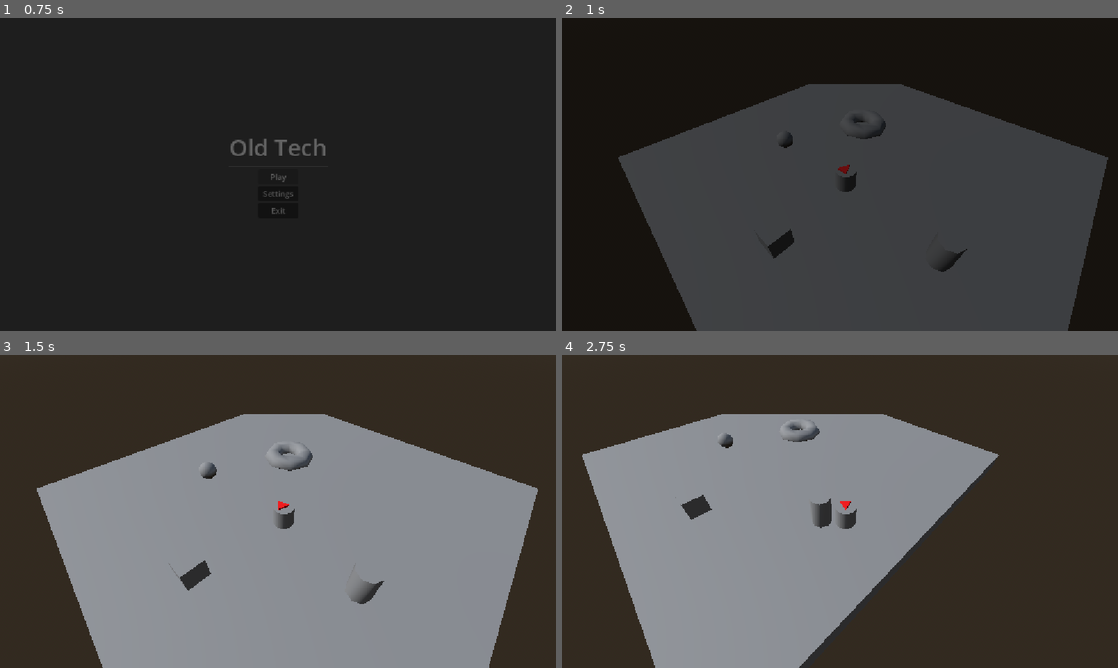
Above: before the commit, frames 1-4 (two rows, left to right).
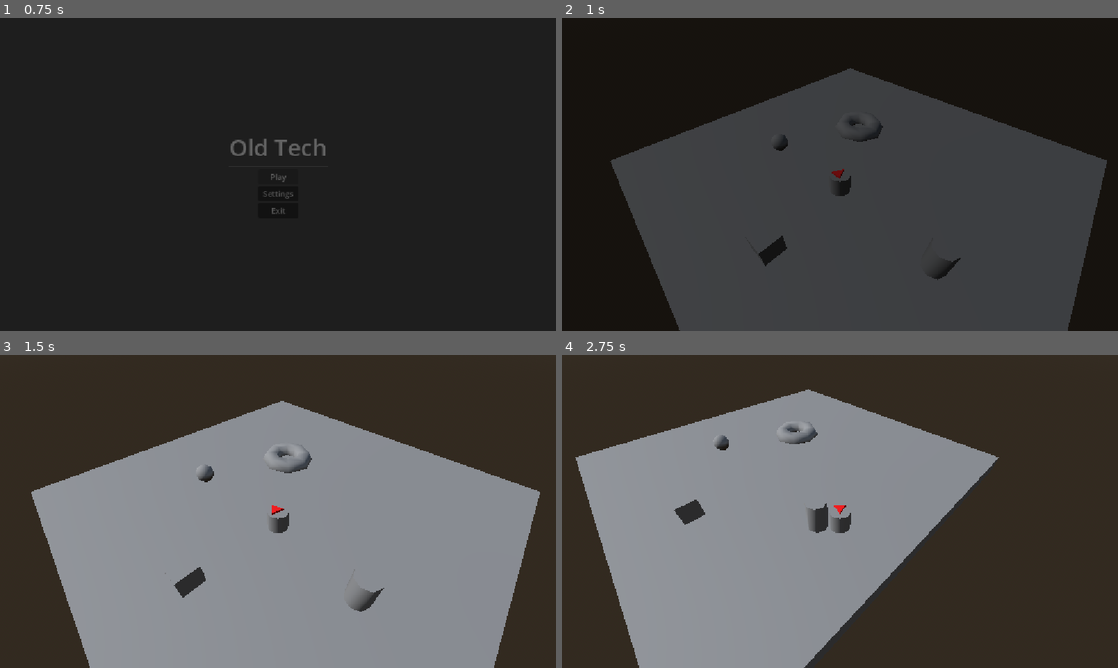
Above: after the commit, the same moments.

Repository: Ty1rl/old-tech
Game: Godot game, scene res://scenes/main.tscn
Two runs of this game, one before a commit and one after it. Both use one fixed random seed, a clock stepped at 60 frames per second and the inputs below.
Inputs:
- Up to frame 1 (0.75 s): click "Play" at 0.5 s
- Up to frame 2 (1 s): no input
- Up to frame 3 (1.5 s): hold D (move_right) from 1.28 s (still down)
- Up to frame 4 (2.75 s): release D (move_right) at 2.03 s; hold S (move_down) from 2.03 s (still down)

Frame 1 is identical in both runs. In frame 2, 2.6% of the frame differs, in the area x 8-99%, y 16-100%; in frame 3, 2.9%; in frame 4, 4.1%, in the area x 2-79%, y 10-100%.

Commit message:
Add physics interpolation and reduce tick rate

Diff:
--- a/project.godot
+++ b/project.godot
@@ -56,7 +56,10 @@
 
 [physics]
 
+common/physics_ticks_per_second=30
+common/max_physics_steps_per_frame=4
 3d/physics_engine="Jolt Physics"
+common/physics_interpolation=true
 
 [rendering]
 
--- a/scenes/player.tscn
+++ b/scenes/player.tscn
@@ -25,9 +25,9 @@
 shape = SubResource("CylinderShape3D_207l3")
 
 [node name="Camera3D" type="Camera3D" parent="." unique_id=1441747336]
-transform = Transform3D(0.7071068, -0.5, 0.5, 0, 0.7071068, 0.70710677, -0.7071068, -0.5, 0.5, 5, 8, 5.375)
+transform = Transform3D(0.7071068, -0.5, 0.5, 0, 0.7071068, 0.70710677, -0.7071068, -0.5, 0.5, 5, 8, 5)
 fov = 70.0
-far = 20.0
+far = 50.0
 
 [node name="MeshInstance3D" type="MeshInstance3D" parent="." unique_id=1950846162]
 transform = Transform3D(1, 0, 0, 0, 1, 0, 0, 0, 1, 0, 0.5, 0)
